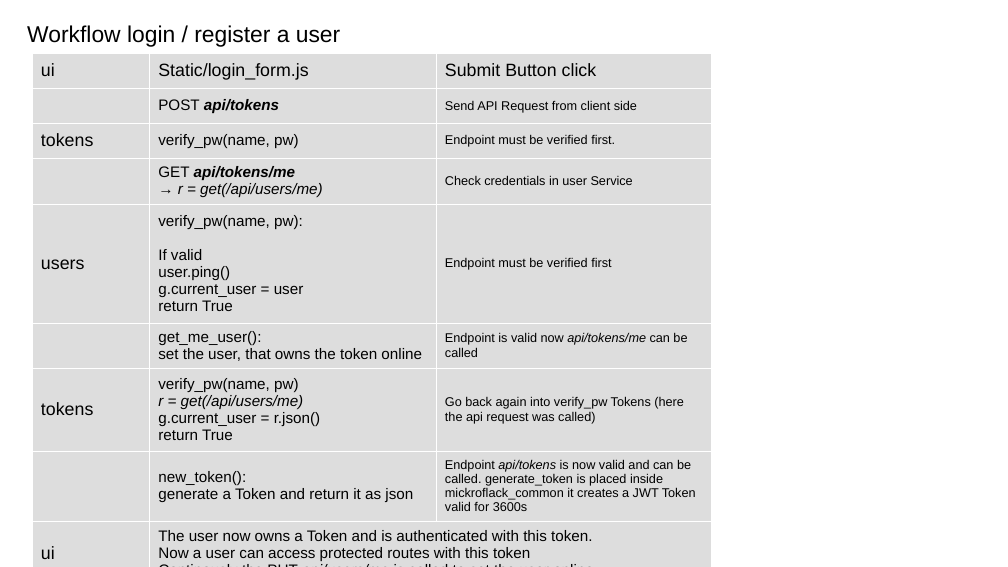
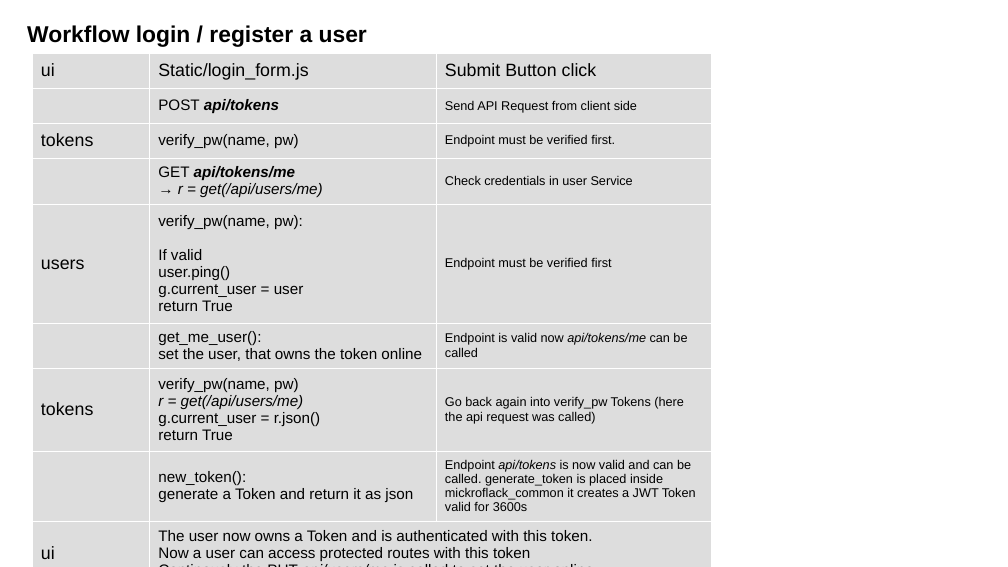
Before and after one commit to CesMak/microflack_admin, a slide deck: slide 8 of docu/praesi.odp (slide 3 before the commit). Drawn at 1008x567 pixels with LibreOffice and Linux fonts; fonts in the diff are those of the drawing. Boxes give left, top, right and bottom in pixels: in the first picture for what was removed or moved away, otherwise in the second. Text is boxed around its words. In the diff, an @@ line names an element or a change of style, - is before the commit and + after.

```diff
--- a/docu/praesi.odp
+++ b/docu/praesi.odp
@@ text "Workflow login / register a ..." at (27, 25, 367, 47): bold on @@
```
Also in this commit, not shown: 2 other slides changed, 9 slides added, 1 slide removed, 8 other files.
